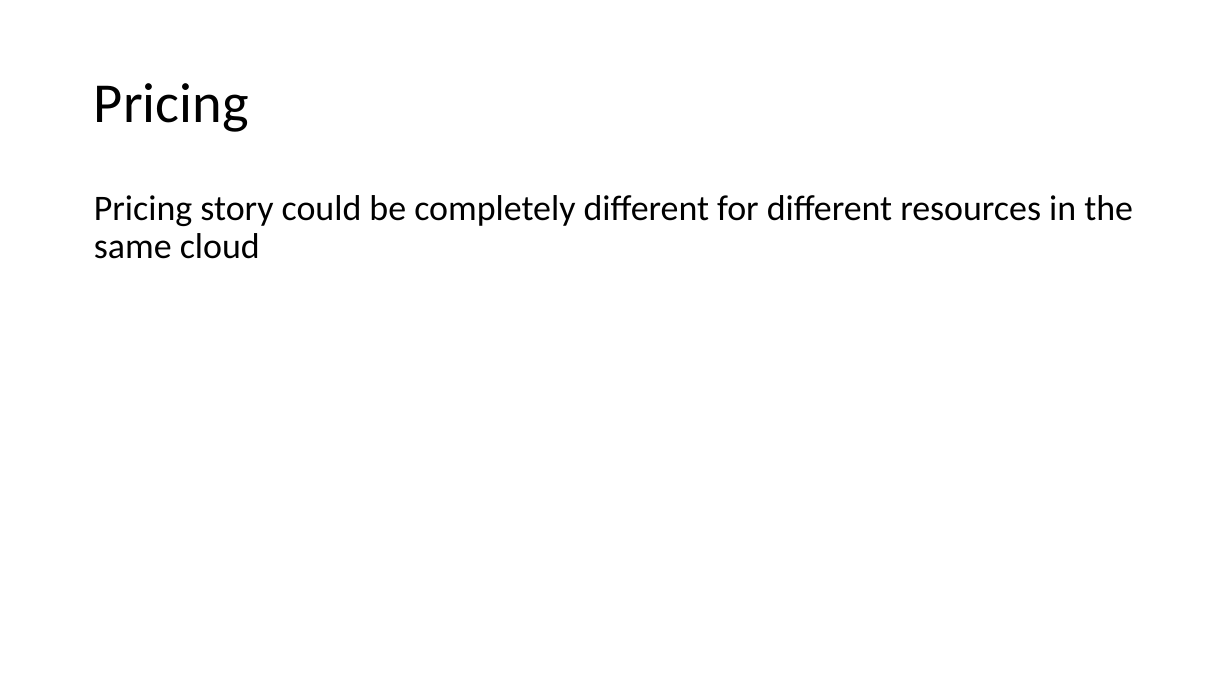
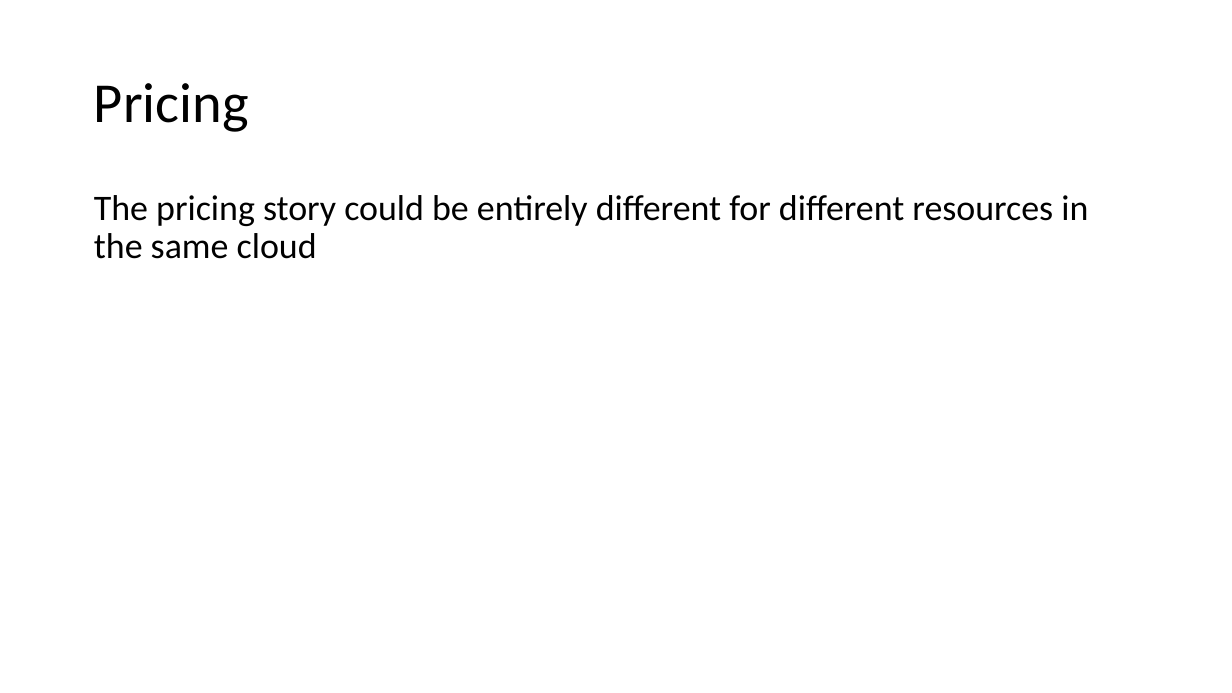
Before and after one commit to v1r7u/cloud_computing_old, a slide deck: slide 5 of presentations/05_Monitoring_Pricing.pptx. Drawn at 1232x693 pixels with LibreOffice and Linux fonts; fonts in the diff are those of the drawing. Boxes give left, top, right and bottom in pixels: in the first picture for what was removed or moved away, otherwise in the second. Text is boxed around its words. In the diff, an @@ line names an element or a change of style, - is before the commit and + after.

```diff
--- a/presentations/05_Monitoring_Pricing.pptx
+++ b/presentations/05_Monitoring_Pricing.pptx
@@ text at bbox=[94, 195, 1088, 259]: text changed @@
-Pricing story could be completely different for different resources in the same cloud
+The pricing story could be entirely different for different resources in the same cloud
```
Also in this commit, not shown: 10 other slides changed, 5 slides added, 19 other files.
